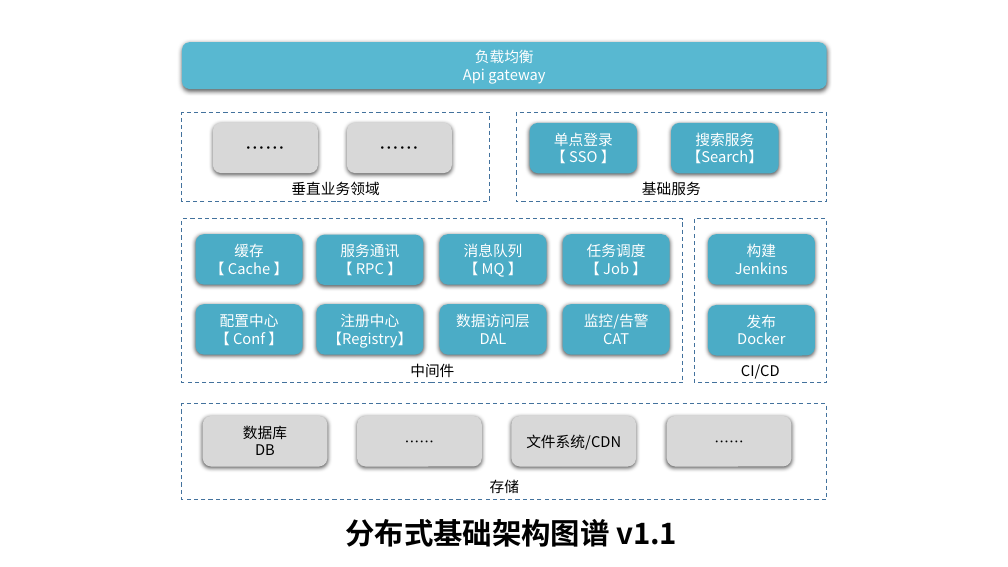
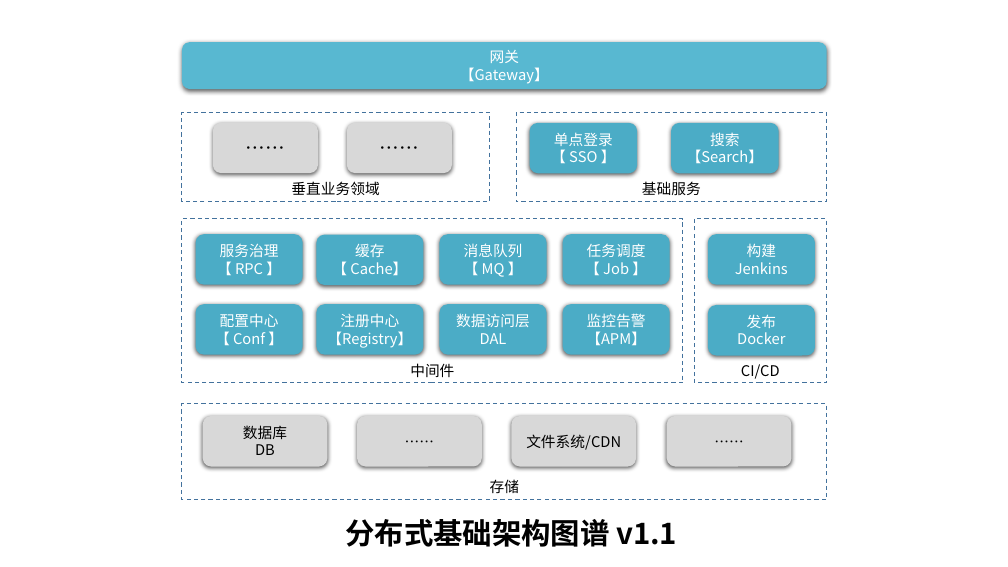
Before and after one commit to xuxueli/xuxueli.github.io, a slide deck: slide 1 of blog/notebook/XXL分布式系统架构.pptx. Drawn at 1008x567 pixels with LibreOffice and Linux fonts; fonts in the diff are those of the drawing. Boxes give left, top, right and bottom in pixels: in the first picture for what was removed or moved away, otherwise in the second. Text is boxed around its words. In the diff, an @@ line names an element or a change of style, - is before the commit and + after.

```diff
--- a/blog/notebook/XXL分布式系统架构.pptx
+++ b/blog/notebook/XXL分布式系统架构.pptx
@@ text in rounded rectangle at bbox=[460, 50, 549, 84]: text changed @@
-负载均衡
-Api gateway
+网关
+【Gateway】
@@ text in rounded rectangle at bbox=[710, 132, 739, 146]: text changed @@
-搜索服务
+搜索
@@ text in rounded rectangle at bbox=[217, 243, 281, 276]: text changed @@
-缓存
-【 Cache 】
+服务治理
+【 RPC 】
@@ text in rounded rectangle at bbox=[332, 244, 407, 276]: text changed @@
-服务通讯
-【 RPC 】
+缓存
+【 Cache】
@@ text in rounded rectangle at bbox=[586, 313, 646, 346]: text changed @@
-监控/告警
-CAT
+监控告警
+【APM】
```
Also in this commit, not shown: 11 other files.
